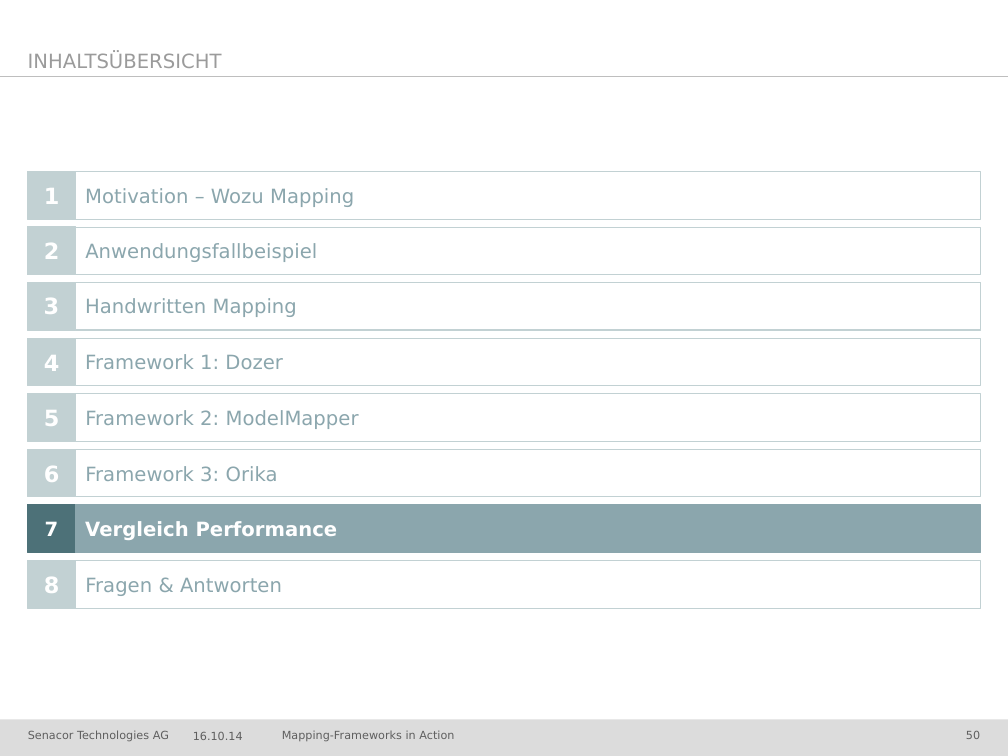
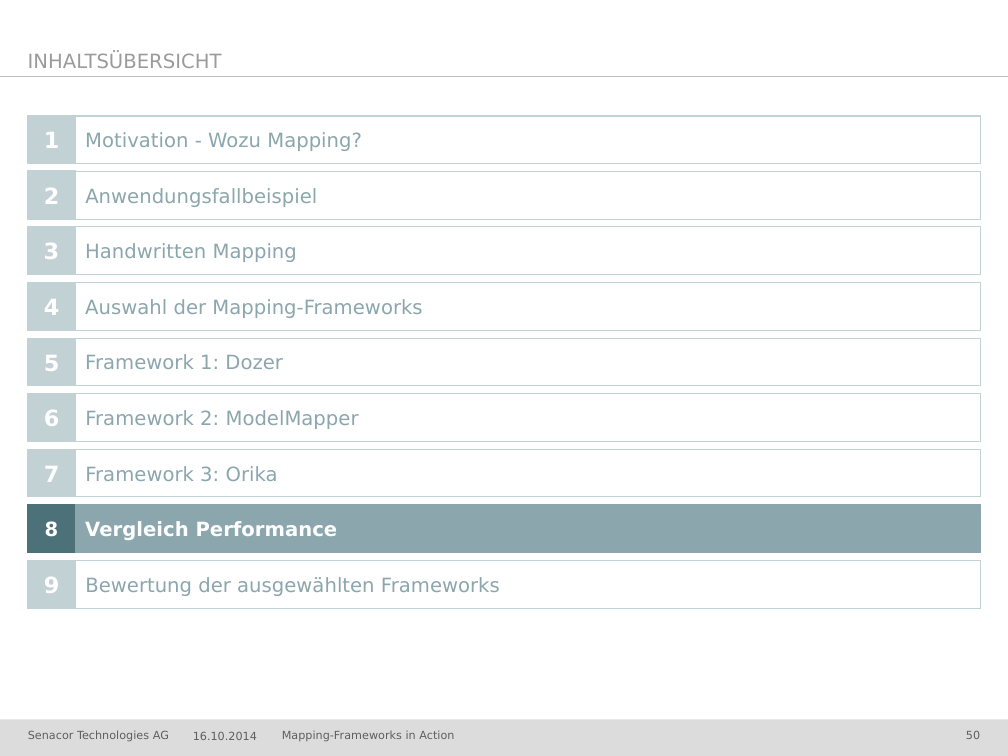
Before and after one commit to jschwalb/Mappings, a slide deck: slide 50 of presentation.pptx. Drawn at 1008x756 pixels with LibreOffice and Linux fonts; fonts in the diff are those of the drawing; background and template pictures are left out. Boxes give left, top, right and bottom in pixels: in the first picture for what was removed or moved away, otherwise in the second. Text is boxed around its words. In the diff, an @@ line names an element or a change of style, - is before the commit and + after.

```diff
--- a/presentation.pptx
+++ b/presentation.pptx
@@ text in rectangle at (85, 132, 362, 151): text changed @@
-Motivation – Wozu Mapping
+Motivation - Wozu Mapping?
@@ 13 rectangles: place and size @@
-13 rectangles at (27, 171, 981, 608)
+13 rectangles at (27, 116, 981, 552)
@@ text in rectangle at (85, 299, 422, 318): text changed @@
-Framework 1: Dozer
+Auswahl der Mapping-Frameworks
@@ rectangle "7" at (28, 450, 76, 497): size 14 to 16 pt; fill #4D7178 to #C2D1D3; outline #4D7178 0.75 pt to #C2D1D3 0.75 pt @@
@@ rectangle "8" at (27, 505, 75, 552): size 16 to 14 pt; fill #C2D1D3 to #4D7178; outline #C2D1D3 0.75 pt to #4D7178 0.75 pt @@
@@ rectangle added at (28, 560, 76, 608), fill #C2D1D3, outline #C2D1D3 0.75 pt, 16 pt, text #FFFFFF, bold @@
+9
@@ text in rectangle at (85, 577, 500, 596): text changed @@
-Fragen & Antworten
+Bewertung der ausgewählten Frameworks
@@ text at (193, 732, 257, 740): text changed @@
-16.10.14
+16.10.2014
```
Also in this commit, not shown: 55 other slides changed, 2 slides added.
